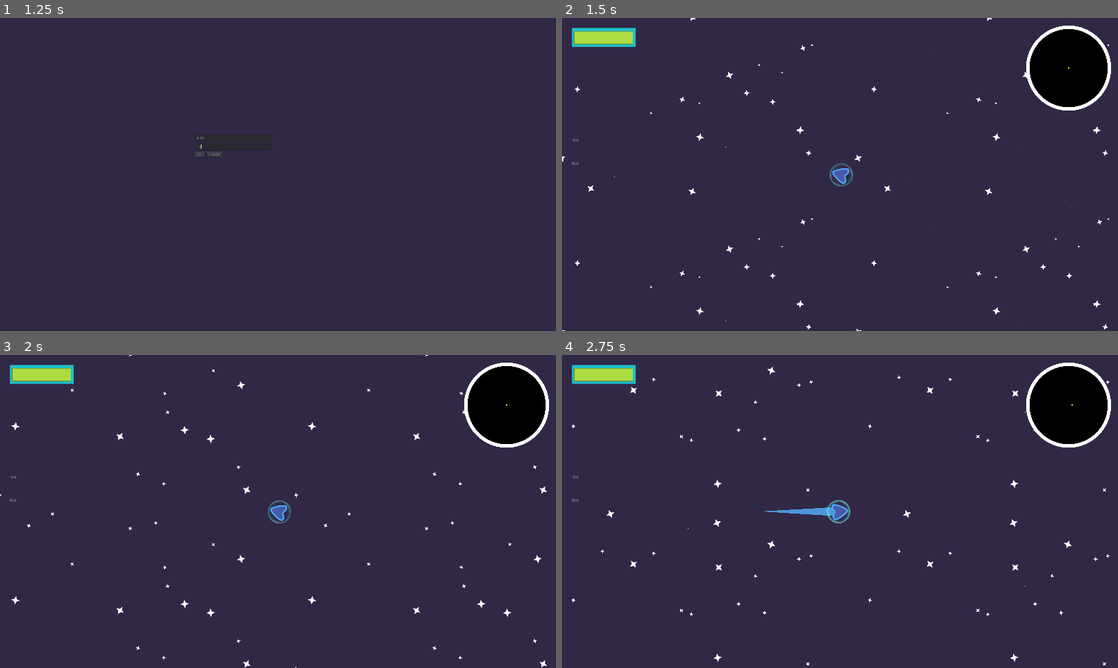
Above: before the commit, frames 1-4 (two rows, left to right).
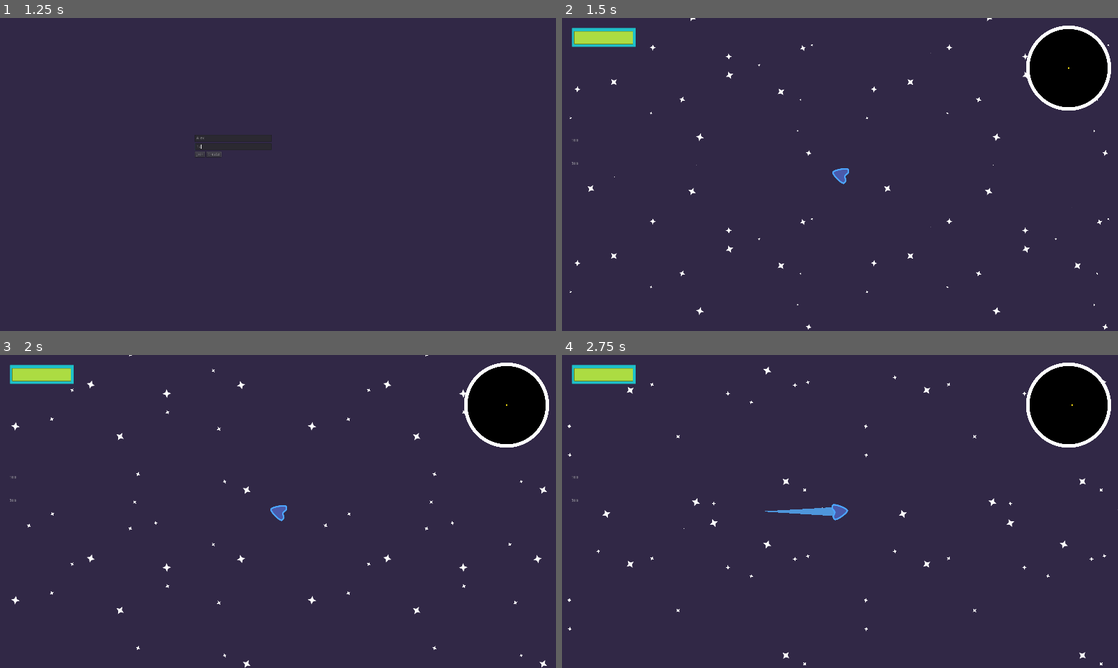
Above: after the commit, the same moments.

Repository: PIWEEK/spacehunters
Game: Godot game, scene res://Menu.tscn
The game is run twice, just before and just after one commit, with the same random seed, the same clock (stepped at 60 frames per second) and the same inputs.
Inputs (mouse positions are in pixels of both pictures, inside the frame that each line leads up to):
- Up to frame 1 (1.25 s): click (233, 136) at 0.52 s; type "Alex" at 0.6 s; click (233, 146) at 0.75 s; type "12" at 0.83 s
- Up to frame 2 (1.5 s): click "Create" at 1.25 s
- Up to frame 3 (2 s): no input
- Up to frame 4 (2.75 s): move the mouse to (962, 495) at 2.02 s; hold Right (ui_right) from 2.03 s (still down); hold Space (charge) from 2.03 s (still down)

Frame 1 is identical in both runs. In frame 2, 0.4% of the frame differs, in the area x 0-97%, y 8-100%; in frame 3, 0.4%; in frame 4, 0.9%, in the area x 1-100%, y 3-100%.

Commit message:
Add new texture to boost

Diff:
--- a/PlayerShip.tscn
+++ b/PlayerShip.tscn
@@ -1,19 +1,19 @@
-[gd_scene load_steps=13 format=2]
+[gd_scene load_steps=15 format=2]
 
 [ext_resource path="res://PlayerShip.gd" type="Script" id=1]
 [ext_resource path="res://Assets/topdown-player.svg" type="Texture" id=2]
 [ext_resource path="res://LaserBeam/LaserBeam.tscn" type="PackedScene" id=3]
-[ext_resource path="res://Assets/cloud1.png" type="Texture" id=4]
+[ext_resource path="res://Assets/Explosion.png" type="Texture" id=4]
 [ext_resource path="res://Trail2D.gd" type="Script" id=5]
-[ext_resource path="res://Assets/ShieldEnergy.png" type="Texture" id=6]
+[ext_resource path="res://Assets/Energy.png" type="Texture" id=6]
 
 [sub_resource type="CapsuleShape2D" id=1]
 radius = 34.0609
 height = 1.44769
 
 [sub_resource type="Gradient" id=2]
-offsets = PoolRealArray( 0, 0.189, 0.669, 1 )
-colors = PoolColorArray( 0.0352941, 0.243137, 0.137255, 0, 0.129412, 0.894118, 0.501961, 1, 0.129412, 0.67451, 0.72549, 1, 0.129412, 0.52549, 0.882353, 0 )
+offsets = PoolRealArray( 0, 0.28655, 0.719298, 1 )
+colors = PoolColorArray( 0.0352941, 0.243137, 0.137255, 0, 0.417847, 0.0195313, 1, 1, 0.0387573, 0.992188, 0.791073, 1, 0.129412, 0.52549, 0.882353, 0 )
 
 [sub_resource type="GradientTexture" id=3]
 gradient = SubResource( 2 )
@@ -21,14 +21,19 @@
 [sub_resource type="ParticlesMaterial" id=4]
 flag_disable_z = true
 direction = Vector3( 0, 1, 0 )
+spread = 65.0
 gravity = Vector3( 0, 0, 0 )
-initial_velocity = 480.0
+initial_velocity = 400.0
 initial_velocity_random = 0.12
+angular_velocity = 5.0
 orbit_velocity = 0.0
 orbit_velocity_random = 0.0
-scale = 0.25
-scale_random = 0.11
+scale = 0.05
 color_ramp = SubResource( 3 )
+hue_variation = -1.0
+
+[sub_resource type="Curve" id=8]
+_data = [ Vector2( 0, 0.972727 ), 0.0, 0.0, 0, 0, Vector2( 1, 0.672727 ), 0.0, 0.0, 0, 0 ]
 
 [sub_resource type="Gradient" id=5]
 offsets = PoolRealArray( 0, 0, 0.152, 0.768 )
@@ -39,22 +44,6 @@
 
 [sub_resource type="Gradient" id=7]
 colors = PoolColorArray( 1, 1, 1, 1, 1, 1, 1, 1 )
-
-[sub_resource type="Curve" id=7]
-_data = [ Vector2( 0.0454545, 0 ), 0.0, 0.0, 0, 0, Vector2( 0.10101, 1 ), 0.0, 0.0, 0, 0, Vector2( 1, 1 ), 0.0, 0.0, 0, 0 ]
-
-[sub_resource type="CurveTexture" id=8]
-curve = SubResource( 7 )
-
-[sub_resource type="ParticlesMaterial" id=9]
-flag_disable_z = true
-gravity = Vector3( 0, 0, 0 )
-angular_velocity = 300.0
-angular_velocity_random = 1.0
-orbit_velocity = 0.0
-orbit_velocity_random = 0.0
-scale = 0.17
-scale_curve = SubResource( 8 )
 
 [node name="PlayerShip" type="KinematicBody2D"]
 position = Vector2( 188.09, 295.571 )
@@ -80,10 +69,11 @@
 position = Vector2( -10, 0 )
 rotation = 1.5708
 emitting = false
-amount = 50
+amount = 500
 one_shot = true
-explosiveness = 0.9
-randomness = 0.89
+speed_scale = 2.0
+explosiveness = 0.8
+randomness = 0.5
 local_coords = false
 process_material = SubResource( 4 )
 texture = ExtResource( 4 )
@@ -97,14 +87,17 @@
 one_shot = true
 randomness = 1.0
 local_coords = false
-texture = ExtResource( 4 )
+texture = ExtResource( 6 )
 emission_shape = 4
 emission_points = PoolVector2Array( 0, -50, 0, 50, -50, 0, 50, 0, -25, -25, 25, -25, -25, 25, 25, 25 )
 emission_normals = PoolVector2Array( 0, 50, 0, -50, 50, 0, -50, 0, 25, 25, -25, 25, 25, -25, -25, -25 )
 emission_colors = PoolColorArray(  )
 flag_align_y = true
 gravity = Vector2( 0, 0 )
-scale_amount = 0.25
+angular_velocity = 720.0
+linear_accel = 1.0
+scale_amount = 0.06
+scale_amount_curve = SubResource( 8 )
 color_ramp = SubResource( 5 )
 
 [node name="ShipTrail" type="Timer" parent="."]
@@ -129,17 +122,6 @@
 end_cap_mode = 2
 script = ExtResource( 5 )
 is_emitting = true
-resolution = 5.0
 lifetime = 0.7
-max_points = 100
 target_path = NodePath("..")
 [connection signal="timeout" from="ShipTrail" to="." method="_on_ShipTrail_timeout"]
-
-[node name="Particles2D" type="Particles2D" parent="."]
-position = Vector2( -5, 0 )
-amount = 5
-lifetime = 10.0
-preprocess = 1.0
-randomness = 1.0
-process_material = SubResource( 9 )
-texture = ExtResource( 6 )
Not shown, added: Assets/Energy.jpg.import
Binary file added: Assets/Energy.png
Not shown, added: Assets/Energy.png.import
Binary file added: Assets/Explosion.png
Not shown, added: Assets/Explosion.png.import
